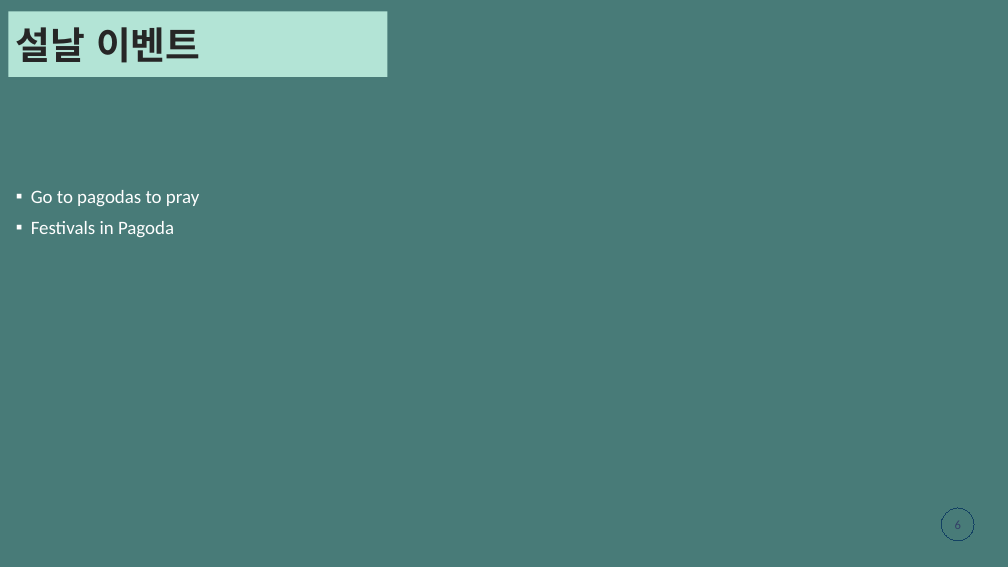
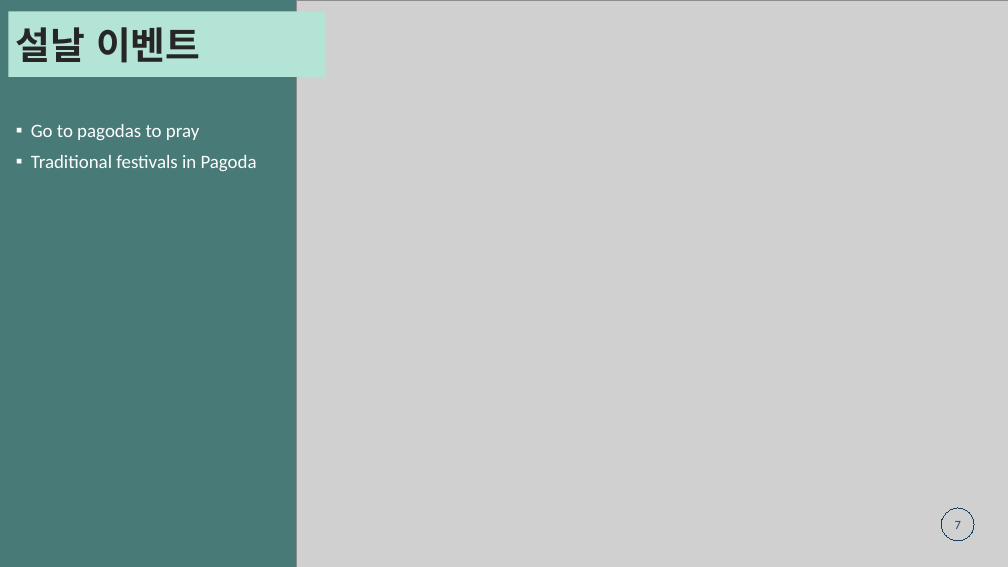
Before and after one commit to gemmanguen/Tetholidays, a slide deck: slide 7 of mducng_VN-KR.pptx (slide 6 before the commit). Drawn at 1008x567 pixels with LibreOffice and Linux fonts; fonts in the diff are those of the drawing; grey boxes stand for pictures. Boxes give left, top, right and bottom in pixels: in the first picture for what was removed or moved away, otherwise in the second. Text is boxed around its words. In the diff, an @@ line names an element or a change of style, - is before the commit and + after.

```diff
--- a/mducng_VN-KR.pptx
+++ b/mducng_VN-KR.pptx
@@ rectangle "설날 이벤트": place and size @@
-rectangle "설날 이벤트" at (8,11,387,77)
+rectangle "설날 이벤트" at (8,11,325,77)
@@ picture added at (296,0,1008,567) @@
@@ text at (31,155,257,171): text changed @@
-▪ Festivals in Pagoda
+▪ Traditional festivals in Pagoda
@@ page number at (955,521,961,529): text changed @@
-6
+7
```
Also in this commit, not shown: 5 other slides changed, 1 slide added, 4 slides removed.
